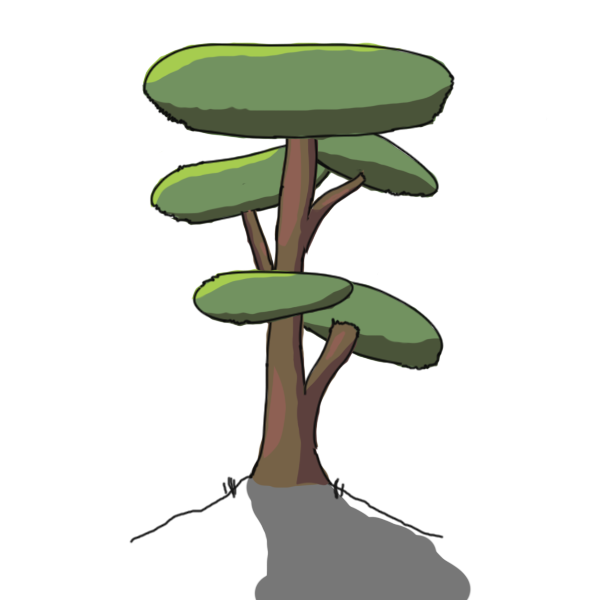
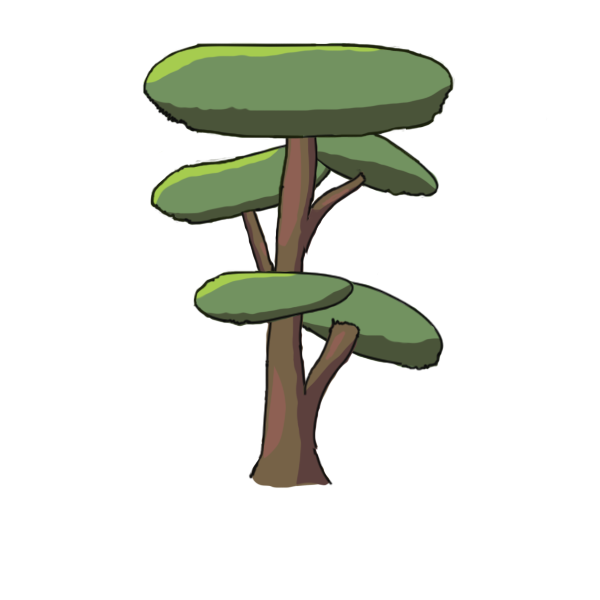
Layer changes from the first 600×600 image to the second:
painted on "feuillage4" over box(191, 268, 352, 325)
painted on "feuillage1" over box(142, 42, 455, 141)
painted on "branche2" over box(306, 168, 365, 255)
painted on "branche3" over box(307, 325, 359, 448)
painted on "branche1" over box(239, 183, 275, 274)
painted on "tronc" over box(252, 134, 333, 483)
painted on "feuillage3" over box(302, 127, 440, 199)
painted on "feuillage2" over box(149, 143, 333, 226)
painted on "feuillage5" over box(301, 306, 435, 331)
hid "sol" over box(129, 472, 444, 545)
hid "ombre" over box(245, 466, 472, 600)
